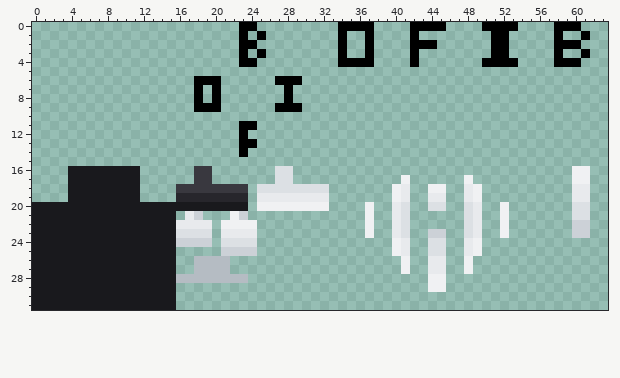
Two states of a pixel-art sprite, assets/skyhighocs/textures/heroes/cyber_right_arm_base.png. The picture above was drawn from the file before the commit.
The file is 64x32 pixels.
After:
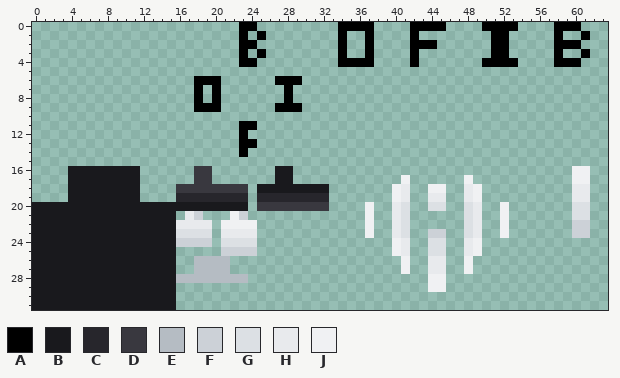
Palette (. is transparent): A #000000  B #19191d  C #27262c  D #39383f  E #b5bcc3  F #ccd1d7  G #dce0e4  H #e8eaed  J #f0f1f3
What changed:
@@ x 23..34 @@
 15 ............
-16 ....GG......
-17 ....GG......
-18 D.GGGGGGGG..
-19 C.HHHHHHHH..
-20 B.JJJJJJJJ..
+16 ....BB......
+17 ....BB......
+18 D.BBBBBBBB..
+19 C.CCCCCCCC..
+20 B.DDDDDDDD..
 21 F...........
